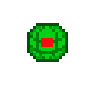
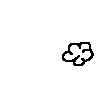
Layered file, before and after one edit (100x100). Changes by layer:
added layer "smoke1" above "fragments" over (x1=62, y1=42, x2=94, y2=66)
moved "detail 2" into group "Grenade" over (x1=41, y1=38, x2=53, y2=47)
moved "detail 1" into group "Grenade" over (x1=30, y1=26, x2=65, y2=59)
moved "detail 3" into group "Grenade" over (x1=30, y1=26, x2=65, y2=59)
moved "outline" into group "Grenade" over (x1=27, y1=23, x2=68, y2=62)
moved "Layer 1" into group "Grenade", painted on it over (x1=27, y1=23, x2=68, y2=62)
